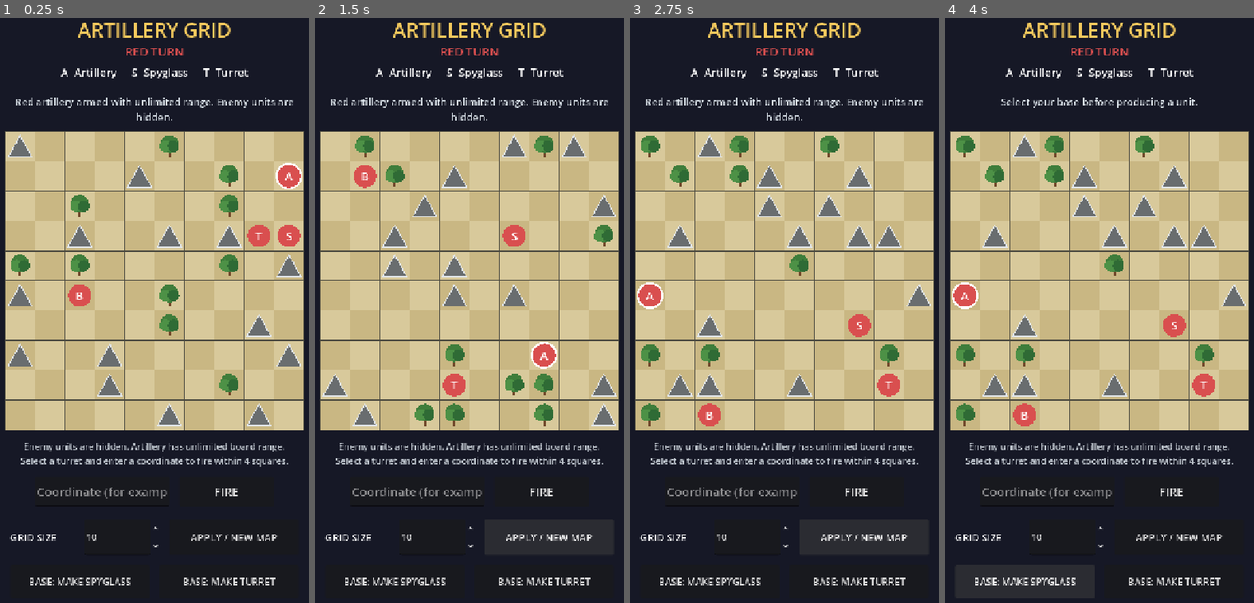
Above: before the commit, frames 1-4 (left to right).
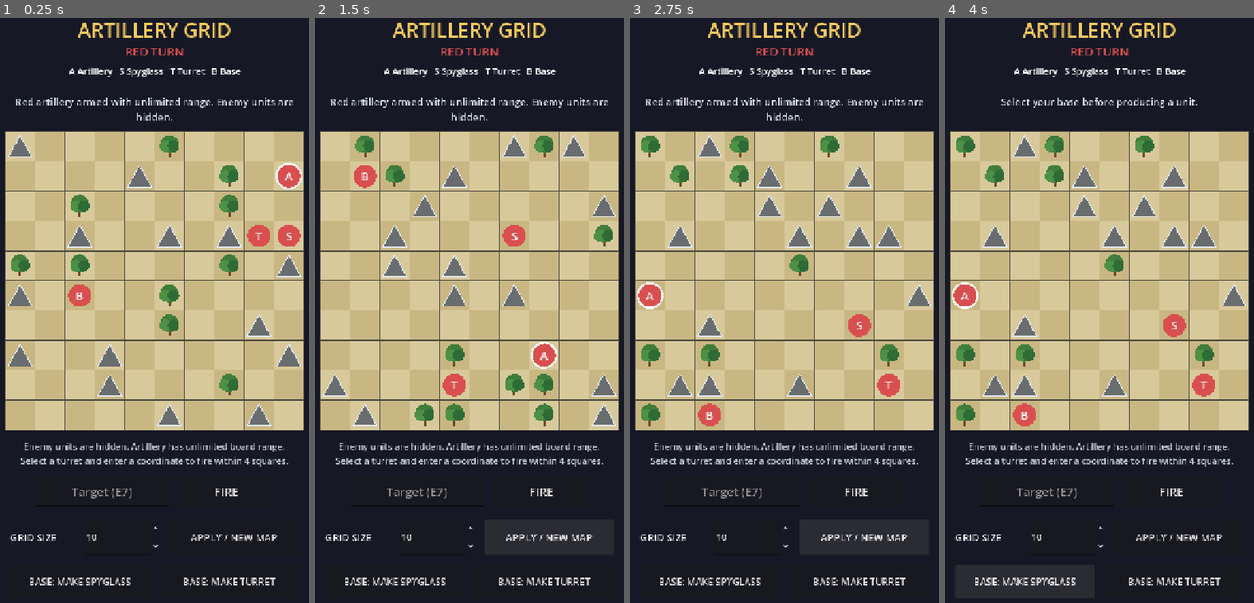
Above: after the commit, the same moments.

Repository: superdav42/james-game
Game: Godot game, scene res://scenes/main.tscn
The game is run twice, just before and just after one commit, with the same random seed, the same clock (stepped at 60 frames per second) and the same inputs.
Inputs (mouse positions are in pixels of both pictures, inside the frame that each line leads up to):
- Up to frame 1 (0.25 s): no input
- Up to frame 2 (1.5 s): click (416, 491) at 0.52 s; type "12" at 0.6 s; click "APPLY / NEW MAP" at 1.25 s
- Up to frame 3 (2.75 s): click "APPLY / NEW MAP" at 2 s
- Up to frame 4 (4 s): click "FIRE" at 2.75 s; click "BASE: MAKE SPYGLASS" at 3.5 s

The runs differ from the first frame. In frame 1, 0.8% of the frame differs, in the area x 12-81%, y 8-83%; in frame 2, 0.8%; in frame 3, 0.8%; in frame 4, 0.8%.

Commit message:
fix: keep game controls readable on web

Diff:
--- a/scenes/main.tscn
+++ b/scenes/main.tscn
@@ -42,8 +42,8 @@
 offset_top = 126.0
 offset_right = 660.0
 offset_bottom = 170.0
-theme_override_font_sizes/font_size = 22
-text = "A  Artillery     S  Spyglass     T  Turret"
+theme_override_font_sizes/font_size = 18
+text = "A Artillery   S Spyglass   T Turret   B Base"
 horizontal_alignment = 1
 
 [node name="StatusLabel" type="Label" parent="Hud"]
@@ -74,7 +74,7 @@
 offset_right = 390.0
 offset_bottom = 1014.0
 theme_override_font_sizes/font_size = 24
-placeholder_text = "Coordinate (for example E7)"
+placeholder_text = "Target (E7)"
 alignment = 1
 max_length = 5
 
